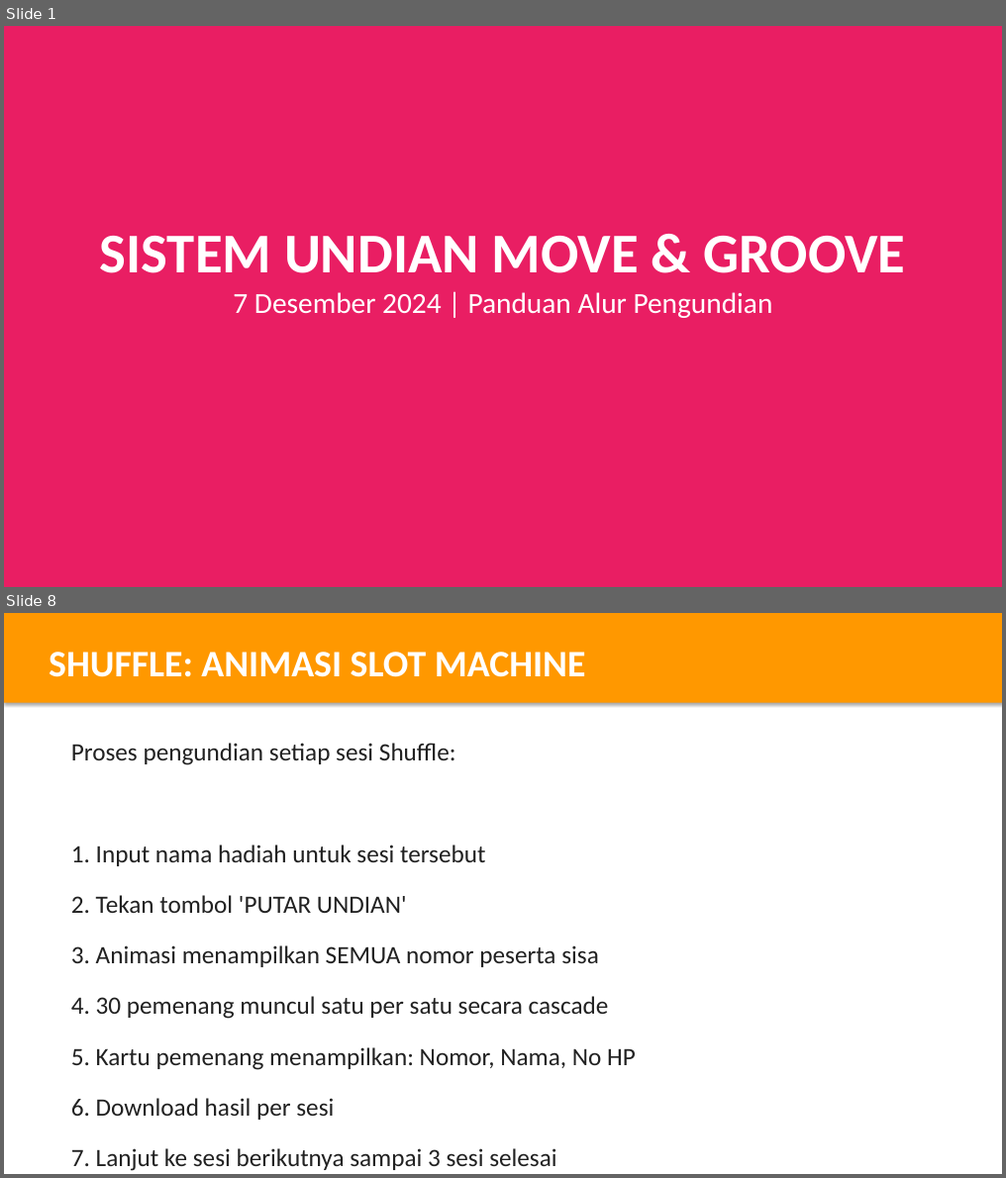
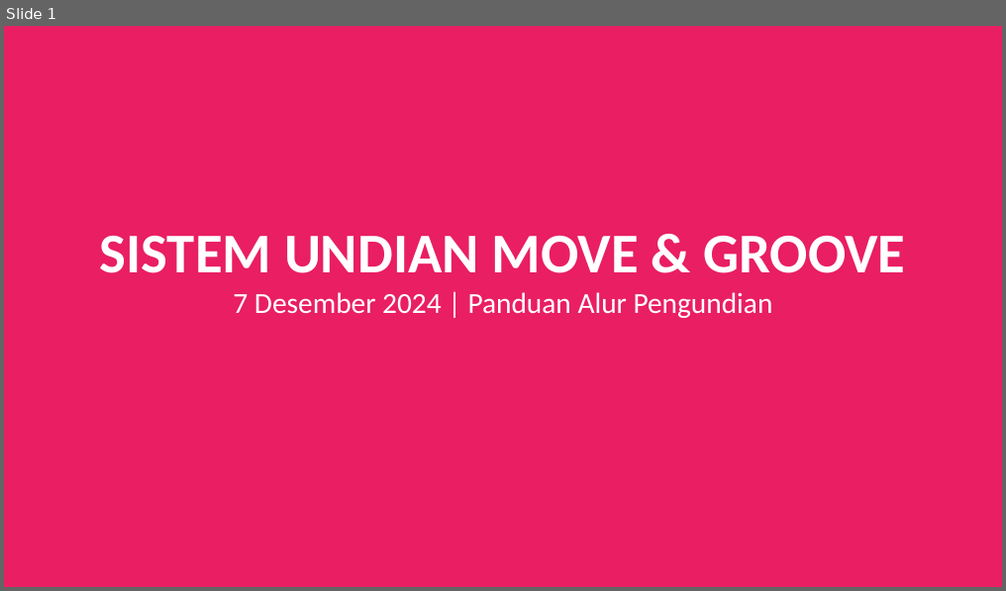
Before and after one commit to Wahyoe-underscore/LotteryStream, a slide deck: MoveGroove_Flow_Presentation.pptx. Shown one above the other, each under a label of ours: slides 1 and 8 before the commit, slide 1 after it; the slides between them are not shown. The pictures are 1006x1178 and 1006x591 pixels, drawn with LibreOffice and Linux fonts; fonts in the diff are those of the drawing. Boxes give left, top, right and bottom in pixels: in the first picture for what was removed or moved away, otherwise in the second. Text is boxed around its words. In the diff, an @@ line names an element or a change of style, - is before the commit and + after.

```diff
--- a/MoveGroove_Flow_Presentation.pptx
+++ b/MoveGroove_Flow_Presentation.pptx
@@ slide 8 removed at bbox=[4, 613, 1002, 1174], background #FFFFFF @@
@@ rectangle removed at bbox=[4, 613, 1002, 703] @@
@@ text removed at bbox=[49, 652, 586, 677] @@
-SHUFFLE: ANIMASI SLOT MACHINE
@@ text removed at bbox=[71, 743, 636, 1171] @@
-Proses pengundian setiap sesi Shuffle:
-1. Input nama hadiah untuk sesi tersebut
-2. Tekan tombol 'PUTAR UNDIAN'
-3. Animasi menampilkan SEMUA nomor peserta sisa
-4. 30 pemenang muncul satu per satu secara cascade
-5. Kartu pemenang menampilkan: Nomor, Nama, No HP
-6. Download hasil per sesi
-7. Lanjut ke sesi berikutnya sampai 3 sesi selesai
```
Also in this commit, not shown: 3 slides changed, 8 slides added, 8 other slides removed, 6 other files.
